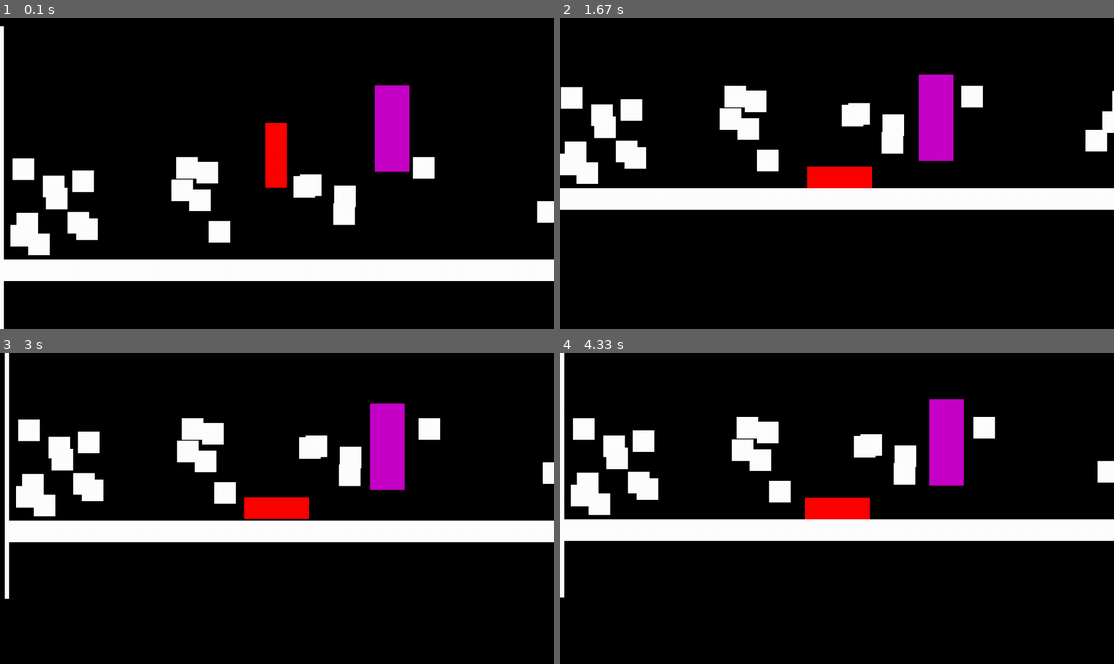
Above: before the commit, frames 1-4 (two rows, left to right).
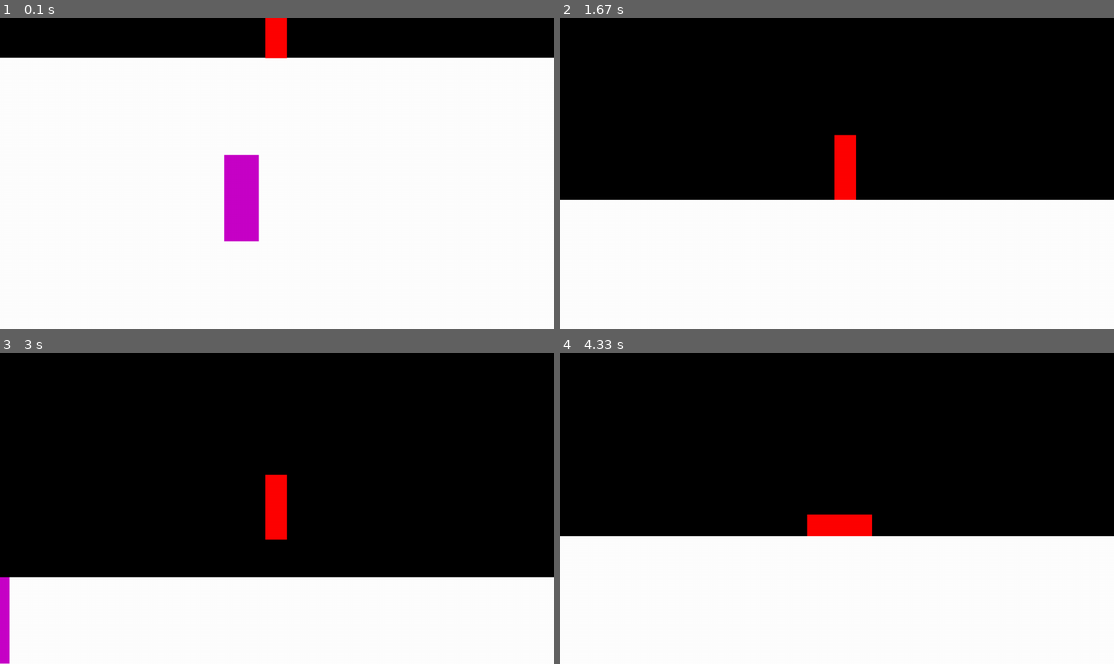
Above: after the commit, the same moments.

Repository: sps-trutnov-eps/projekt-2ep-utek_z_jeskyne
Game: pygame game, started from source/main.py
The game is run twice, just before and just after one commit, with the same random seed, the same clock (stepped at 60 frames per second) and the same inputs.
Inputs:
- Up to frame 1 (0.1 s): no input
- Up to frame 2 (1.67 s): hold Right 0.33-0.8 s; hold Up 0.83-1.13 s; hold Right 1.17-1.63 s; tap Ctrl at 1.23, 1.53 s
- Up to frame 3 (3 s): hold Left 1.67-2.2 s; tap Ctrl at 1.73, 2.03, 2.3, 2.6, 2.73 s; hold Left 2.23-2.63 s; hold Up from 2.67 s (still down)
- Up to frame 4 (4.33 s): release Up at 3.03 s; hold Right 3.07-3.7 s; tap Ctrl at 3.13, 3.43, 3.8, 4.1, 4.3 s; hold Left 3.73-4.2 s; hold Right from 4.23 s (still down)

The runs differ from the first frame. In frame 1, 76% of the frame differs, in the area x 0-100%, y 0-100%; in frame 2, 50%; in frame 3, 43%; in frame 4, 53%.

Commit message:
Zatim neoptimalizovana(použito poněkud volně) implementace mapy

Diff:
--- a/source/mapgenV2.py
+++ b/source/mapgenV2.py
@@ -2,7 +2,7 @@
 import pygame
 import cas
 #import threading
-ds = (100,250)
+ds = (50,50)
 res = (720,900)
 const = min(res[0]/ds[0],res[1]/ds[1])
 mapg = cas.MapGrid(ds)
@@ -57,7 +57,7 @@
 	for x in map :
 		buffer = ""
 		for y in x :
-			buffer+=y+','
+			buffer+=str(y) # kašleme na +','
 		fmap.write(buffer+"\n")
 pygame.init()
 kapky = []
@@ -90,4 +90,6 @@
 	screen.blit(font.render(str(len(kapky)), False,(255, 0,0)), pygame.mouse.get_pos())
 	#str(int((pygame.mouse.get_pos()[0]-(res[0]-ds[0]*const)/2)/const)) + "  " + str(int((res[1]-pygame.mouse.get_pos()[1]-(res[1]-ds[1]*const)/2)/const)) ##Coords na debug
 	pygame.display.flip()
+if input("Save? Y/N").upper() == 'Y' :
+	savemap(mapg.map)
 pygame.quit()
--- a/source/movement.py
+++ b/source/movement.py
@@ -358,18 +358,26 @@
 
 def CreateMap():
     AllCaveSprites = pygame.sprite.Group()
+
+    mapp = open("map", "r")
+
     # Ground and climbing wall
-    blocks = (
-        environmentblock(0, 540, 2280, 50),  # podlaha
-        environmentblock(0, 0, 10, 720)      # lezecka st�na nalevo (testovaci)
-    )
+    # blocks = (
+    #     environmentblock(0, 540, 2280, 50),  # podlaha
+    #     environmentblock(0, 0, 10, 720)      # lezecka st�na nalevo (testovaci)
+    # )
 
     #prozat�m random bloky
-    for _ in range(40):
-        x = environmentblock(random.randint(0, 2230),random.randint(300, 490), 50, 50)
-        AllCaveSprites.add(x)
-
-    AllCaveSprites.add(blocks)
+    # for _ in range(40):
+    #     x = environmentblock(random.randint(0, 2230),random.randint(300, 490), 50, 50)
+    #     AllCaveSprites.add(x)
+
+    for i,x in enumerate(mapp) :
+        for j,y in enumerate(x) :
+            if y != 2 :
+                AllCaveSprites.add(environmentblock(i*75,j*75,75,75))
+
+    #AllCaveSprites.add(blocks)
     return AllCaveSprites
 
 def game_loop(game_state):
Not shown, added: map
